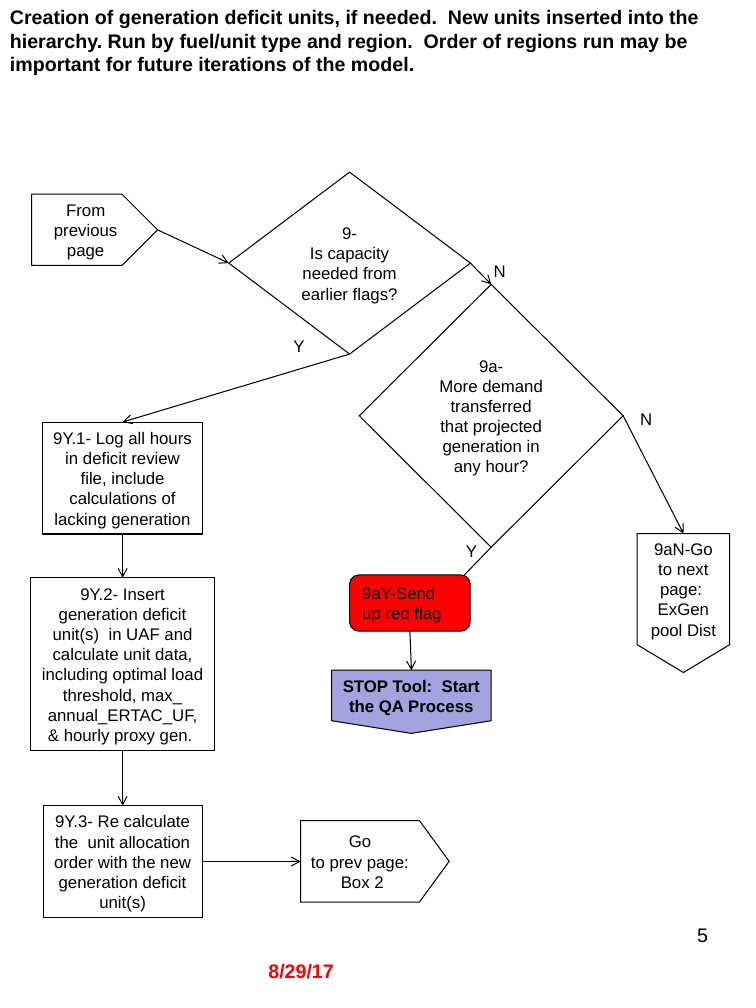
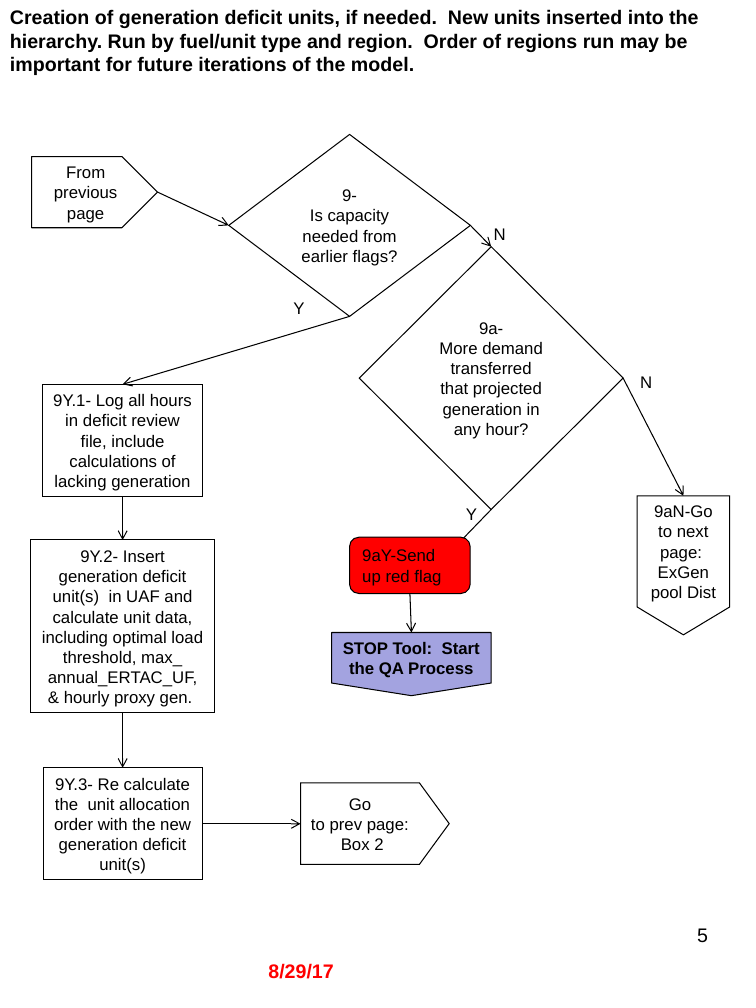
Before and after one commit to bukim1/ERTAC-EGU-Emission-Projection-Tool, a slide deck: slide 5 of Documentation/Code Documentation/ERTAC Documentation - v2.1.1/Design Documents/ERTAC Implementation - v2.1.1.pptx. Drawn at 756x1008 pixels with LibreOffice and Linux fonts; fonts in the diff are those of the drawing. Boxes give left, top, right and bottom in pixels: in the first picture for what was removed or moved away, otherwise in the second. Text is boxed around its words. In the diff, an @@ line names an element or a change of style, - is before the commit and + after.

```diff
--- a/Documentation/Code Documentation/ERTAC Documentation - v2.1.1/Design Documents/ERTAC Implementation - v2.1.1.pptx
+++ b/Documentation/Code Documentation/ERTAC Documentation - v2.1.1/Design Documents/ERTAC Implementation - v2.1.1.pptx
@@ 4 arrows, 3 texts, 2 flow chart offpage connectors, 1 diamond, 1 rectangle: place and size @@
-4 arrows, 3 texts, 2 flow chart offpage connectors, 1 diamond, 1 rectangle at bbox=[43, 230, 730, 917]
+4 arrows, 3 texts, 2 flow chart offpage connectors, 1 diamond, 1 rectangle at bbox=[43, 193, 730, 880]
@@ 5 arrows, 2 rectangles, 1 rounded rectangle, 1 text, 1 pentagon arrow, 1 diamond, 1 flow chart offpage connector: place and size @@
-5 arrows, 2 rectangles, 1 rounded rectangle, 1 text, 1 pentagon arrow, 1 diamond, 1 flow chart offpage connector at bbox=[30, 172, 683, 902]
+5 arrows, 2 rectangles, 1 rounded rectangle, 1 text, 1 pentagon arrow, 1 diamond, 1 flow chart offpage connector at bbox=[30, 134, 683, 864]
```
Also in this commit, not shown: 3 other slides changed, 3 other files.
